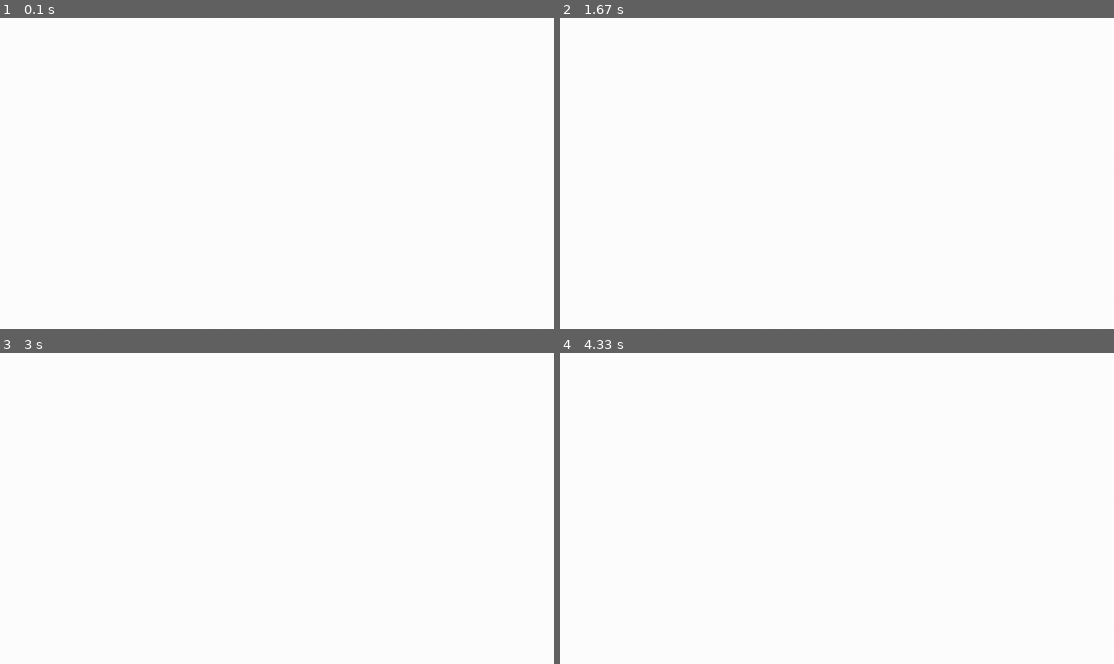
Above: before the commit, frames 1-4 (two rows, left to right).
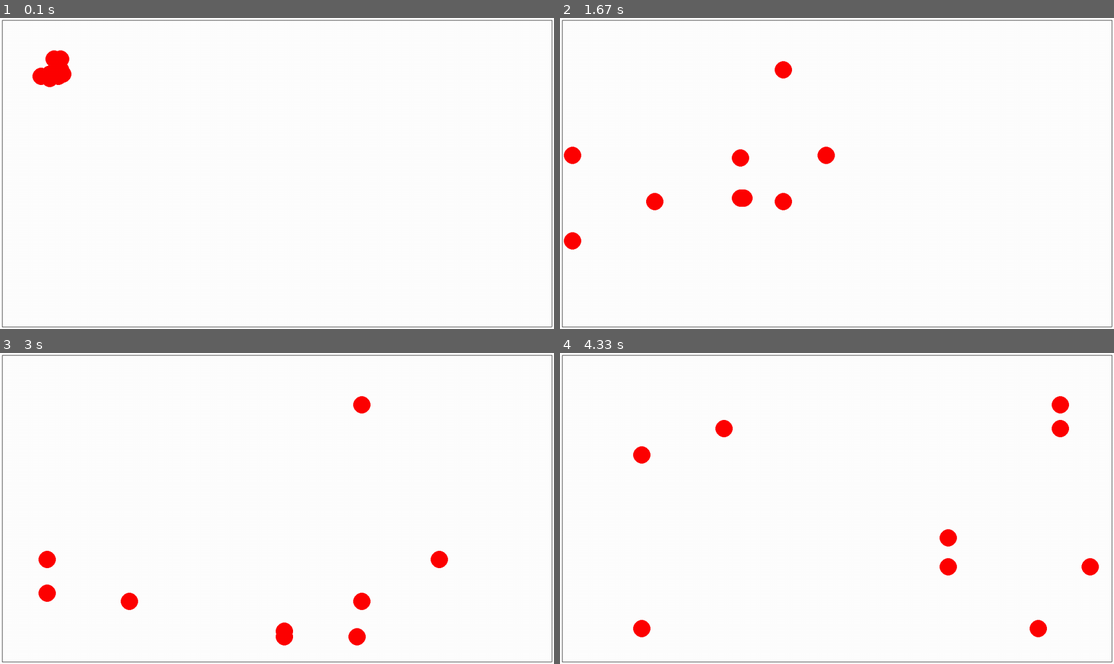
Above: after the commit, the same moments.

Repository: anatolyev/PG15
Game: pygame game, started from 1223_PyGame6/main.py
Two runs of this game, one before a commit and one after it. Both use one fixed random seed, a clock stepped at 60 frames per second and the inputs below.
Inputs:
- Up to frame 1 (0.1 s): no input
- Up to frame 2 (1.67 s): no input
- Up to frame 3 (3 s): no input
- Up to frame 4 (4.33 s): no input

The runs differ from the first frame. In frame 1, 1.8% of the frame differs, in the area x 0-100%, y 0-100%; in frame 2, 2.4%; in frame 3, 2.4%; in frame 4, 2.5%.

Commit message:
добавлены столкновения шариков с границами

Diff:
--- a/1223_PyGame6/main.py
+++ b/1223_PyGame6/main.py
@@ -31,6 +31,11 @@
 
     def update(self):
         self.rect = self.rect.move(self.vx, self.vy)
+        if pygame.sprite.spritecollideany(self, HORIZONTAL_BORDERS):
+            self.vy = -self.vy
+        if pygame.sprite.spritecollideany(self, VERTICAL_BORDERS):
+            self.vx = -self.vx
+
 
 
 class Border(pygame.sprite.Sprite):
@@ -65,11 +70,12 @@
 
     clock = pygame.time.Clock()
     # fill the screen with a color to wipe away anything from last frame
-    screen.fill("white")
+
     # image = load_image('bomb.png')
     running = True
 
     while running:
+        screen.fill("white")
         # poll for events
         # pygame.QUIT event means the user clicked X to close your window
         for event in pygame.event.get():
@@ -78,6 +84,9 @@
             # if event.type == pygame.MOUSEBUTTONDOWN:
             #     screen.blit(image, event.pos)
         # RENDER YOUR GAME HERE
+        ALL_SPRITES.draw(screen)
+        ALL_SPRITES.update()
+
         # flip() the display to put your work on screen
         pygame.display.flip()
         clock.tick(60)  # limits FPS to 60
